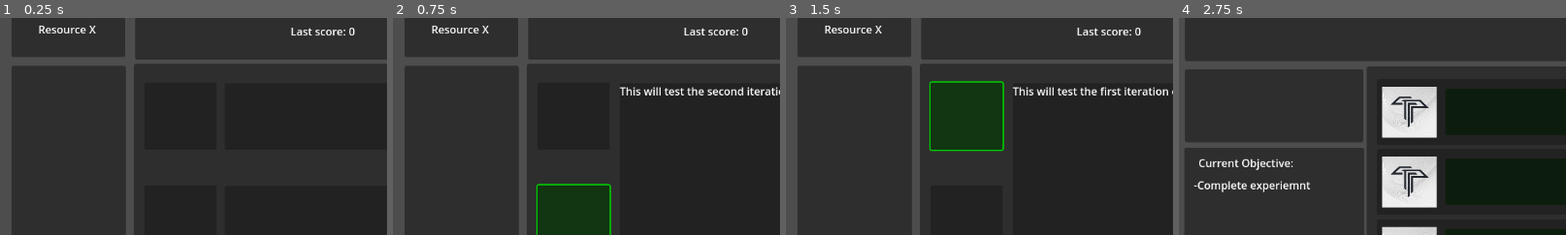
Above: before the commit, frames 1-4 (left to right).
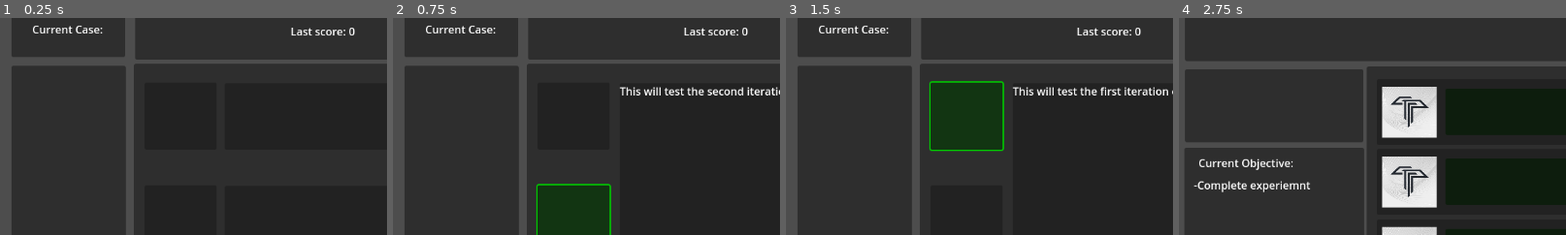
Above: after the commit, the same moments.

Repository: andrewpressman/MonsterManagement
Game: Godot game, scene res://Level Select/Level Select Screen.tscn
The game is run twice, just before and just after one commit, with the same random seed, the same clock (stepped at 60 frames per second) and the same inputs. Sound files missing from this copy of the repository are replaced by a short silence.
Inputs (mouse positions are % of the whole screen's width and height, from its top left):
- Up to frame 1 (0.25 s): no input
- Up to frame 2 (0.75 s): click (23, 51) at 0.5 s
- Up to frame 3 (1.5 s): click (23, 28) at 1.25 s
- Up to frame 4 (2.75 s): click "Begin test" at 2 s
The pictures show only the part of the screen within x 0-50%, y 5-55%; the shares and areas given below are measured in that part.

The runs differ from the first frame. In frame 1, 0.4% of the frame differs, in the area x 8-27%, y 3-8%; in frame 2, 0.4%; in frame 3, 0.4%; in frame 4, nothing differs.

Commit message:
added code comments

Diff:
--- a/Actions.gd
+++ b/Actions.gd
@@ -71,6 +71,7 @@
 	selectedButton.modulate = Color(0, 1, 0)  # Set selected button to green
 	unselectButtions(false)
 
+#unselets all control buttons
 func unselectButtions(clear:bool):
 	if clear:
 		selectedButton = null
@@ -172,17 +173,19 @@
 	# Reset the button selection
 	unselectButtions(true)
 
+#if power is off, increment all characters by 1 extra
 func TickPower():
 	if CheckPower:
-		#if power is off, increment all characters by 1 extra
 		GameController.UpdateStatus(DecreaseRate / 2,DecreaseRate / 2,DecreaseRate / 2,0)
 	else:
 		GameController.UpdateStatus(IncreaseRate / 2,IncreaseRate / 2,IncreaseRate / 2,IncreaseRate / 2)
 
+#locks calm button to prevent spamming
 func CalmLockout():
 	CalmClock.start()
 	CalmButton.disabled = true
 
+#re-enables calm button
 func On_Calm_Timeout():
 	CalmButton.disabled = false
 
@@ -204,6 +207,7 @@
 	else:
 		return true
 
+#toggle powers
 func togglePower():
 	if PowerOnButton.is_visible():
 		PowerOnButton.hide()
--- a/CharacterPing.gd
+++ b/CharacterPing.gd
@@ -7,8 +7,6 @@
 	PingTrigger = $PingTrigger
 	PingType = $PingType
 
-	# Connect the CheckButton's "toggled" signal to the "_on_check_button_toggled" method
-
 func _on_check_button_toggled(_button_pressed):
 	# Check if the CheckButton is checked
 	if PingType.is_pressed():
@@ -16,6 +14,7 @@
 	else:
 		PingType.text = "Calm"
 
+#return true for anger toggle, return false for calm toggle
 func CheckType():
 	if PingType.is_pressed():
 		return true
--- a/Clock.gd
+++ b/Clock.gd
@@ -22,10 +22,13 @@
 			ObjectiveCheck = GlobalVariables.Level3Objective
 
 func _on_timer_timeout():
-	# Generate a random number between 1 and 100
-	var MonsterTrack = randi_range(1,4)
+	# Generate a random number between 1 and 5
+	var MonsterTrack = randi_range(1,5)
 
+	# Generate a random number between 1 and 10
 	var CharacterTrack = randi_range(1,10)
+
+	# 3/10 chance one of the characters gets pinged
 	match CharacterTrack:
 		1:
 			GameController.UpdateStatus(IncreaseRate,0,0,0)
@@ -34,6 +37,7 @@
 		3:
 			GameController.UpdateStatus(0,0,IncreaseRate,0)
 
+	#1/5 chance monster gets pinged, 1/5 chance monster gets boosted pinged
 	match MonsterTrack:
 		3:
 			GameController.UpdateStatus(0,0,0,IncreaseRate)
@@ -43,9 +47,11 @@
 	IncreaseDifficulty()
 	ObjectiveTracker.GetObjective(ObjectiveCheck)
 
+#starts clock
 func Start():
 	start()
 
+#Every 30 cycles of he clock, difficulty increases by 2
 func IncreaseDifficulty():
 	if count > 30:
 		GlobalVariables.IncreaseRate = GlobalVariables.IncreaseRate * 2
--- a/GameController.gd
+++ b/GameController.gd
@@ -83,6 +83,7 @@
 
 	StartGame()
 
+#prevents values from going outside of set limits
 func clamp_values():
 	if Character1 < MinState:
 		Character1 = MinState
@@ -103,8 +104,8 @@
 	if Monster >= MaxState:
 		Monster = MaxState * 100
 
+#updates characters values and indicator color
 func UpdateStatus(char1:int, char2:int, char3:int, monster:int):
-	#print("1: " + str(char1) + " 2: " + str(char2) +" 3: " + str(char3) + " Monster: " + str(monster))
 	Character1 += char1
 	Character2 += char2
 	Character3 += char3
@@ -118,14 +119,18 @@
 
 	UpdateScore()
 
+#plays sounds
 func PlaySound(sound : int):
 	EffectsPlayer.play_sound(sound)
 
+#stars game, resets score
 func StartGame():
 	#Reset()
 	GlobalVariables.Score = 0
 	$Clock.Start()
 
+#Updates score, checks for completion
+#TODO: add in win state and objective tracking
 func UpdateScore():
 	if GlobalVariables.Score >= GlobalVariables.TargetScore:
 		#if Objective.GetObjective():
@@ -139,6 +144,7 @@
 	if GlobalVariables.Score > 1000 || CheckStatus():
 		EndGame()
 
+#Chceks if any failure state has passed
 func CheckStatus():
 	if Monster >= GlobalVariables.MaxState:
 		return true
@@ -147,6 +153,7 @@
 	else:
 		return false
 
+#calculates score based on character values
 func CalcScore(value:int):
 	if value >= RedThreshold:
 		return 20
@@ -158,6 +165,7 @@
 		else:
 			return -5
 
+#resets all values
 func Reset():
 	Character1 = MinState
 	Character2 = MinState
@@ -165,10 +173,11 @@
 	Monster = MinState
 	UpdateStatus(MinState,MinState,MinState,MinState)
 
+#return to menu
 func BackToMenu():
 	get_tree().change_scene_to_file("res://Level Select/Level Select Screen.tscn")
 
-
+#end game
 func EndGame():
 	#TODO track if objective was passed
 	GameOver.show()
--- a/Level Select/Level Select Screen.tscn
+++ b/Level Select/Level Select Screen.tscn
@@ -161,19 +161,19 @@
 offset_right = 1123.0
 offset_bottom = 531.0
 
-[node name="Budget" type="Panel" parent="."]
+[node name="Level Tracker" type="Panel" parent="."]
 offset_left = 17.0
 offset_top = 12.0
 offset_right = 186.0
 offset_bottom = 90.0
 
-[node name="Label" type="Label" parent="Budget"]
+[node name="Label" type="Label" parent="Level Tracker"]
 layout_mode = 0
 offset_left = 12.0
 offset_top = 15.0
 offset_right = 155.0
 offset_bottom = 59.0
-text = "Resource X"
+text = "Current Case:"
 horizontal_alignment = 1
 vertical_alignment = 1
 
--- a/Level Select/LevelSelector.gd
+++ b/Level Select/LevelSelector.gd
@@ -18,6 +18,8 @@
 #testing
 var LastScore : Label
 
+var CurrentLevel : Label
+
 func _ready():
 	Level1Button = $Cases/Level1/select
 	Level2Button = $Cases/Level2/select
@@ -27,6 +29,8 @@
 	Level1 = $Cases/Level1
 	Level2 = $Cases/Level2
 	Level3 = $Cases/Level3
+
+	CurrentLevel = $"Level Tracker/Label"
 
 	executeButton = $Begin
 	selectedButton = null
@@ -38,6 +42,9 @@
 		GlobalVariables.Score = 0
 	var score = GlobalVariables.Score
 	LastScore.text = "Last score: " + str(score)
+
+func SetLevel():
+	CurrentLevel.text = "Current Case: " + str(GlobalVariables.CurrentLevel)
 
 func SetStatus():
 	if GlobalVariables.Level1Status == 1:
